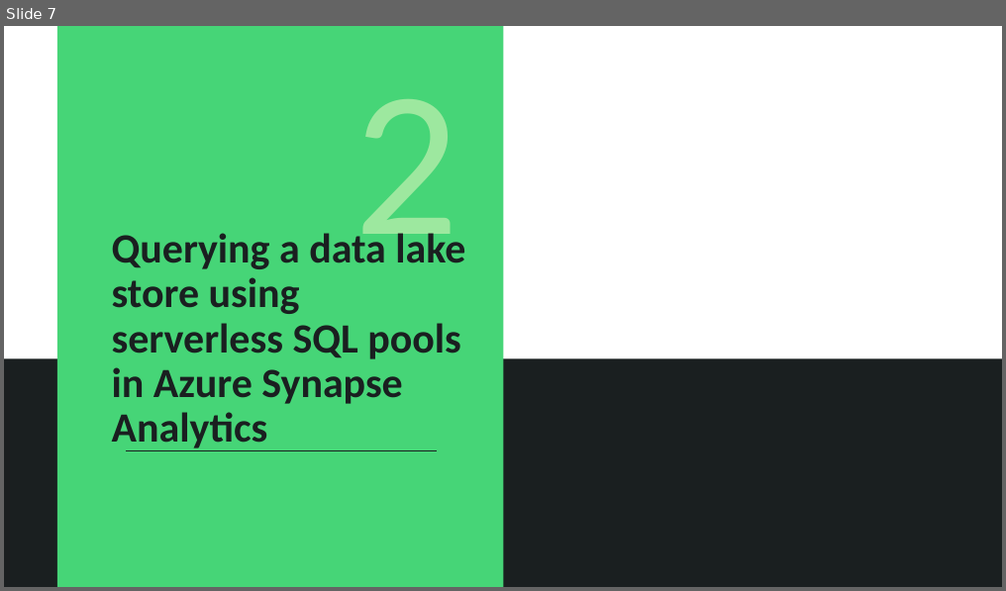
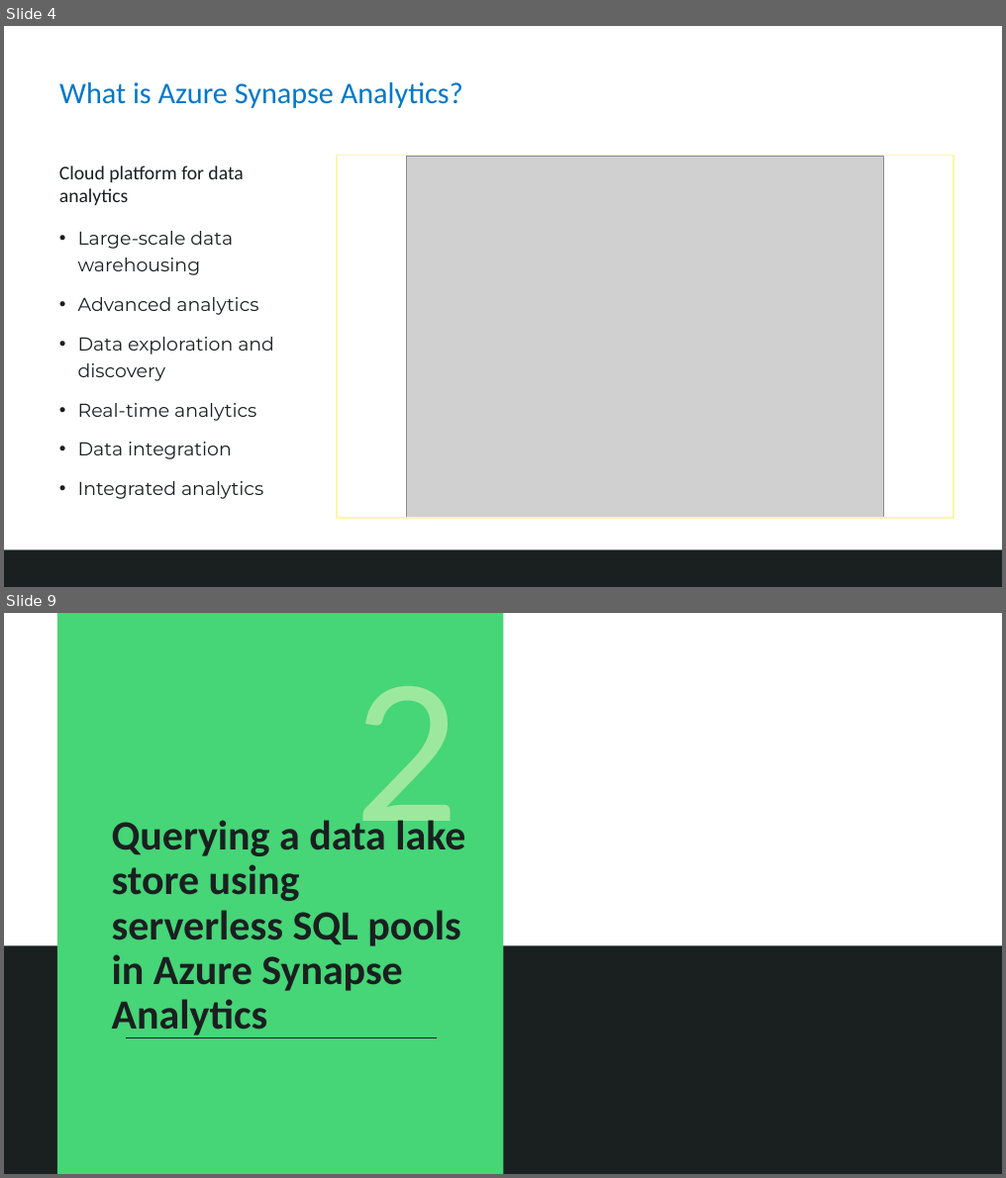
Before and after one commit to solliancenet/azure-data-engineering-conference-workshop-students, a slide deck: 03-Run Interactive queries using Azure Synapse Serverless.pptx. Shown one above the other, each under a label of ours: slide 7 before the commit, slides 4 and 9 after it; the slides between them are not shown. The pictures are 1006x591 and 1006x1178 pixels, drawn with LibreOffice and Linux fonts; fonts in the diff are those of the drawing; grey boxes stand for pictures; background and template pictures are left out. Boxes give left, top, right and bottom in pixels: in the first picture for what was removed or moved away, otherwise in the second. Text is boxed around its words. In the diff, an @@ line names an element or a change of style, - is before the commit and + after.

```diff
--- a/03-Run Interactive queries using Azure Synapse Serverless.pptx
+++ b/03-Run Interactive queries using Azure Synapse Serverless.pptx
@@ slide 4 added at (4,26,1002,587), background #FFFFFF @@
@@ title added at (59,82,463,108), 28.8 pt, text #0077C8 @@
+What is Azure Synapse Analytics?
@@ text added at (59,166,243,205), 18.7 pt, text #1A1F20 @@
+Cloud platform for data analytics
@@ rectangle added at (337,156,953,519), outline #FCF6A7 1.5 pt @@
@@ picture added at (407,156,884,517) @@
@@ text added at (78,231,274,499), 18 pt, text #1A1F20 @@
+• Large-scale data warehousing
+• Advanced analytics
+• Data exploration and discovery
+• Real-time analytics
+• Data integration
+• Integrated analytics
@@ rectangle added at (4,551,1002,587), fill #1A1F20 @@
@@ rectangle added at (4,551,1002,587), fill #1A1F20 at 75% opacity @@
@@ what was slide 7 is now slide 9 @@
```
Also in this commit, not shown: 5 slides changed, 10 other slides added, 5 other files.
